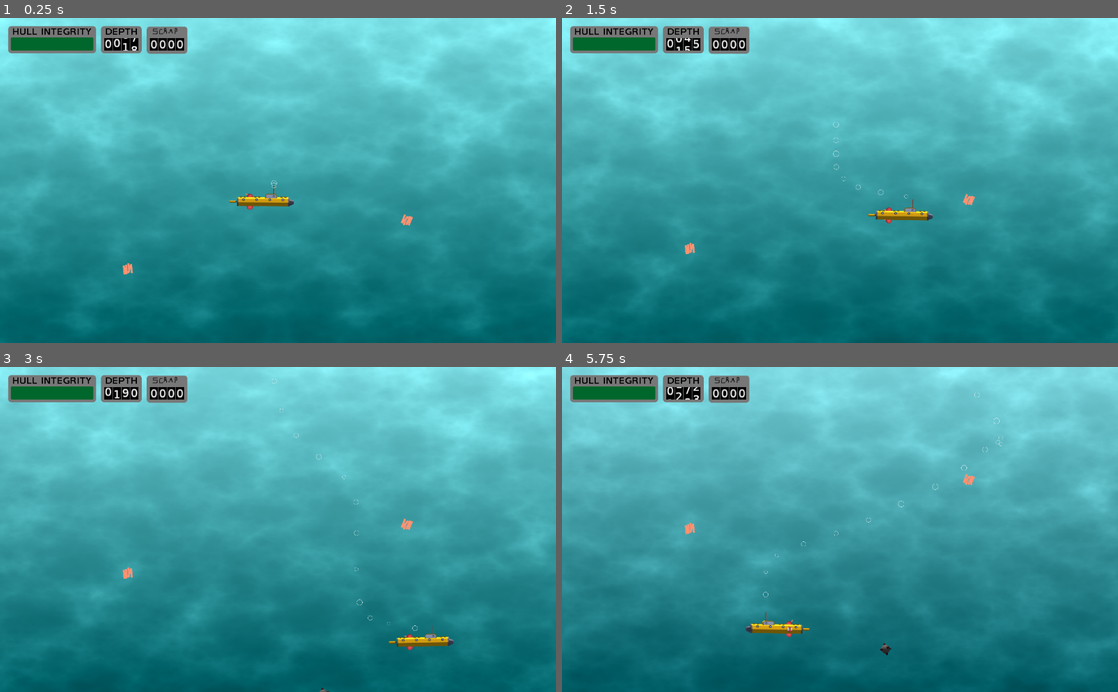
Above: before the commit, frames 1-4 (two rows, left to right).
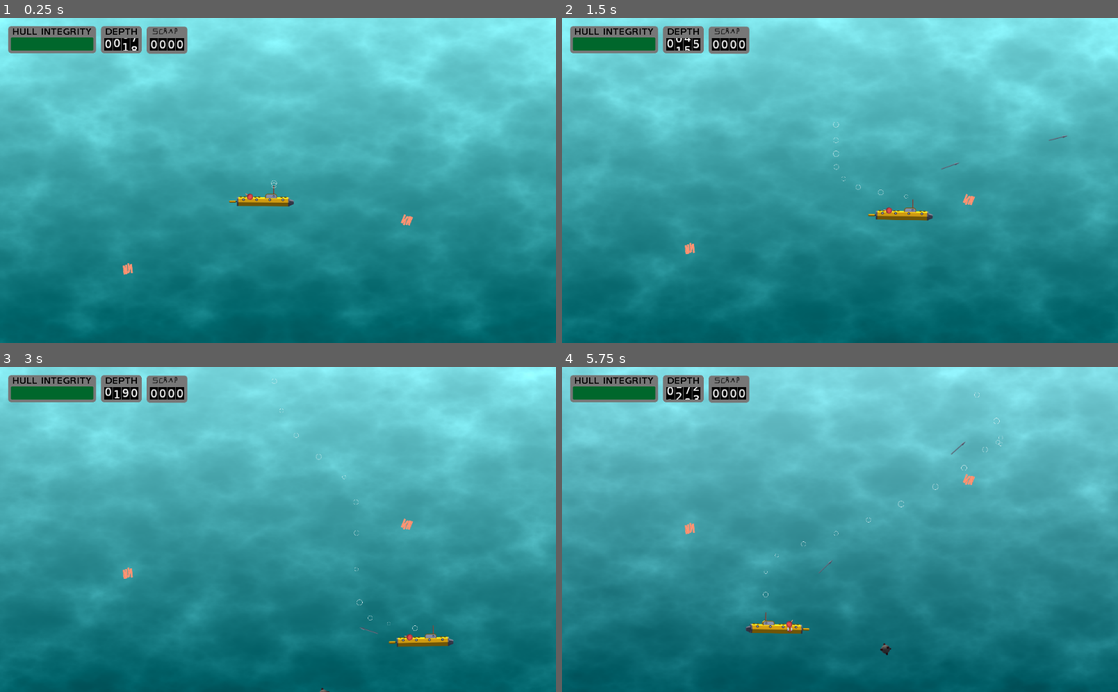
Above: after the commit, the same moments.

Repository: marc-hugh-tom/ludum-dare-48
Game: Godot game, scene res://nodes/PlayState.tscn
The game is run twice, just before and just after one commit, with the same random seed, the same clock (stepped at 60 frames per second) and the same inputs.
Inputs (mouse positions are in pixels of both pictures, inside the frame that each line leads up to):
- Up to frame 1 (0.25 s): no input
- Up to frame 2 (1.5 s): move the mouse to (962, 164) at 0.52 s; press the mouse at (962, 164) at 0.53 s; hold D (ui_right) 0.53-1.28 s; move the mouse to (728, 196) at 1.27 s; release the mouse at (728, 196) at 1.28 s; hold S (ui_down) from 1.28 s (still down); right-click (728, 196) at 1.35 s
- Up to frame 3 (3 s): move the mouse to (333, 458) at 2.02 s; release S (ui_down) at 2.03 s; hold D (ui_right) 2.03-2.78 s; hold Space (fire_tertiary) 2.03-2.78 s; move the mouse to (250, 594) at 2.77 s; hold W (ui_up) from 2.78 s (still down); click (250, 594) at 2.85 s
- Up to frame 4 (5.75 s): move the mouse to (1006, 578) at 3.52 s; release W (ui_up) at 3.53 s; hold Right mouse button (fire_secondary) 3.53-4.28 s; hold A (ui_left) 3.53-5.03 s; move the mouse to (673, 480) at 4.27 s; tap Space (fire_tertiary) at 4.35 s; move the mouse to (867, 529) at 5.02 s; press the mouse at (867, 529) at 5.03 s; hold S (ui_down) from 5.03 s (still down)

The runs differ from the first frame. In frame 1, less than 0.1% of the frame differs, in the area x 44-46%, y 55-59%; in frame 2, less than 0.1%, in the area x 57-91%, y 36-64%; in frame 3, less than 0.1%; in frame 4, less than 0.1%.

Commit message:
Tweak turret

Diff:
--- a/nodes/sub.tscn
+++ b/nodes/sub.tscn
@@ -17,6 +17,7 @@
 [ext_resource path="res://assets/sub/sprites/sub_10.png" type="Texture" id=15]
 [ext_resource path="res://assets/sub/sprites/sub_13.png" type="Texture" id=16]
 [ext_resource path="res://nodes/Bubbles.tscn" type="PackedScene" id=17]
+[ext_resource path="res://Scenes/Weapons/Arsenal.tscn" type="PackedScene" id=18]
 [ext_resource path="res://assets/sub/sprites/sub_14.png" type="Texture" id=23]
 [ext_resource path="res://assets/sub/sprites/sub_15.png" type="Texture" id=24]
 
@@ -27,20 +28,20 @@
 "name": "r",
 "speed": 5.0
 }, {
-"frames": [ ExtResource( 24 ), ExtResource( 23 ), ExtResource( 16 ), ExtResource( 14 ), ExtResource( 13 ), ExtResource( 15 ), ExtResource( 12 ), ExtResource( 11 ), ExtResource( 5 ), ExtResource( 8 ), ExtResource( 4 ), ExtResource( 6 ), ExtResource( 7 ), ExtResource( 9 ), ExtResource( 10 ), ExtResource( 2 ) ],
-"loop": false,
-"name": "flip_r_l",
-"speed": 20.0
+"frames": [ ExtResource( 2 ) ],
+"loop": false,
+"name": "l",
+"speed": 5.0
 }, {
 "frames": [ ExtResource( 2 ), ExtResource( 10 ), ExtResource( 9 ), ExtResource( 7 ), ExtResource( 6 ), ExtResource( 4 ) …(191 unchanged characters)…
 "loop": false,
 "name": "flip_l_r",
 "speed": 20.0
 }, {
-"frames": [ ExtResource( 2 ) ],
-"loop": false,
-"name": "l",
-"speed": 5.0
+"frames": [ ExtResource( 24 ), ExtResource( 23 ), ExtResource( 16 ), ExtResource( 14 ), ExtResource( 13 ), ExtResource( 15 ), ExtResource( 12 ), ExtResource( 11 ), ExtResource( 5 ), ExtResource( 8 ), ExtResource( 4 ), ExtResource( 6 ), ExtResource( 7 ), ExtResource( 9 ), ExtResource( 10 ), ExtResource( 2 ) ],
+"loop": false,
+"name": "flip_r_l",
+"speed": 20.0
 } ]
 
 [sub_resource type="CapsuleShape2D" id=2]
@@ -76,7 +77,7 @@
 "values": [ 0, 1, 2, 3, 4, 5, 6, 7, 8, 9, 10, 11, 12, 13, 14, 15, 0 ]
 }
 tracks/2/type = "value"
-tracks/2/path = NodePath("top_turret:position")
+tracks/2/path = NodePath("Turret:position")
 tracks/2/interp = 1
 tracks/2/loop_wrap = true
 tracks/2/imported = false
@@ -88,19 +89,19 @@
 "values": [ Vector2( -63.6364, 21.2121 ), Vector2( 63.636, 21.212 ) ]
 }
 tracks/3/type = "value"
-tracks/3/path = NodePath("buttom_turret:position")
+tracks/3/path = NodePath("CollisionShape2D:shape:height")
 tracks/3/interp = 1
 tracks/3/loop_wrap = true
 tracks/3/imported = false
 tracks/3/enabled = true
 tracks/3/keys = {
-"times": PoolRealArray( 0, 0.8 ),
-"transitions": PoolRealArray( 1, 1 ),
-"update": 0,
-"values": [ Vector2( -63.6364, 75.7576 ), Vector2( 63.636, 75.758 ) ]
+"times": PoolRealArray( 0, 0.4, 0.8 ),
+"transitions": PoolRealArray( 1, 1, 1 ),
+"update": 0,
+"values": [ 272.726, 40.0, 272.726 ]
 }
 tracks/4/type = "value"
-tracks/4/path = NodePath("CollisionShape2D:shape:height")
+tracks/4/path = NodePath("Turret:scale")
 tracks/4/interp = 1
 tracks/4/loop_wrap = true
 tracks/4/imported = false
@@ -109,39 +110,15 @@
 "times": PoolRealArray( 0, 0.4, 0.8 ),
 "transitions": PoolRealArray( 1, 1, 1 ),
 "update": 0,
-"values": [ 272.726, 40.0, 272.726 ]
+"values": [ Vector2( 0.5, 0.5 ), Vector2( 0.3, 0.3 ), Vector2( 0.5, 0.5 ) ]
 }
 tracks/5/type = "value"
-tracks/5/path = NodePath("top_turret:scale")
+tracks/5/path = NodePath("Particles2D:position")
 tracks/5/interp = 1
 tracks/5/loop_wrap = true
 tracks/5/imported = false
 tracks/5/enabled = true
 tracks/5/keys = {
-"times": PoolRealArray( 0, 0.4, 0.8 ),
-"transitions": PoolRealArray( 1, 1, 1 ),
-"update": 0,
-"values": [ Vector2( 0.5, 0.5 ), Vector2( 0.3, 0.3 ), Vector2( 0.5, 0.5 ) ]
-}
-tracks/6/type = "value"
-tracks/6/path = NodePath("buttom_turret:scale")
-tracks/6/interp = 1
-tracks/6/loop_wrap = true
-tracks/6/imported = false
-tracks/6/enabled = true
-tracks/6/keys = {
-"times": PoolRealArray( 0, 0.4, 0.8 ),
-"transitions": PoolRealArray( 1, 1, 1 ),
-"update": 0,
-"values": [ Vector2( 0.5, 0.5 ), Vector2( 0.3, 0.3 ), Vector2( 0.5, 0.5 ) ]
-}
-tracks/7/type = "value"
-tracks/7/path = NodePath("Particles2D:position")
-tracks/7/interp = 1
-tracks/7/loop_wrap = true
-tracks/7/imported = false
-tracks/7/enabled = true
-tracks/7/keys = {
 "times": PoolRealArray( 0, 0.8 ),
 "transitions": PoolRealArray( 1, 1 ),
 "update": 0,
@@ -177,7 +154,7 @@
 "values": [ 0, 1, 2, 3, 4, 5, 6, 7, 8, 9, 10, 11, 12, 13, 14, 15, 0 ]
 }
 tracks/2/type = "value"
-tracks/2/path = NodePath("top_turret:position")
+tracks/2/path = NodePath("Turret:position")
 tracks/2/interp = 1
 tracks/2/loop_wrap = true
 tracks/2/imported = false
@@ -189,19 +166,19 @@
 "values": [ Vector2( 63.636, 21.212 ), Vector2( -63.6364, 21.2121 ) ]
 }
 tracks/3/type = "value"
-tracks/3/path = NodePath("buttom_turret:position")
+tracks/3/path = NodePath("CollisionShape2D:shape:height")
 tracks/3/interp = 1
 tracks/3/loop_wrap = true
 tracks/3/imported = false
 tracks/3/enabled = true
 tracks/3/keys = {
-"times": PoolRealArray( 0, 0.8 ),
-"transitions": PoolRealArray( 1, 1 ),
-"update": 0,
-"values": [ Vector2( 63.636, 75.758 ), Vector2( -63.6364, 75.7576 ) ]
+"times": PoolRealArray( 0, 0.4, 0.8 ),
+"transitions": PoolRealArray( 1, 1, 1 ),
+"update": 0,
+"values": [ 272.726, 40.0, 272.726 ]
 }
 tracks/4/type = "value"
-tracks/4/path = NodePath("CollisionShape2D:shape:height")
+tracks/4/path = NodePath("Turret:scale")
 tracks/4/interp = 1
 tracks/4/loop_wrap = true
 tracks/4/imported = false
@@ -210,39 +187,15 @@
 "times": PoolRealArray( 0, 0.4, 0.8 ),
 "transitions": PoolRealArray( 1, 1, 1 ),
 "update": 0,
-"values": [ 272.726, 40.0, 272.726 ]
+"values": [ Vector2( 0.5, 0.5 ), Vector2( 0.3, 0.3 ), Vector2( 0.5, 0.5 ) ]
 }
 tracks/5/type = "value"
-tracks/5/path = NodePath("top_turret:scale")
+tracks/5/path = NodePath("Particles2D:position")
 tracks/5/interp = 1
 tracks/5/loop_wrap = true
 tracks/5/imported = false
 tracks/5/enabled = true
 tracks/5/keys = {
-"times": PoolRealArray( 0, 0.4, 0.8 ),
-"transitions": PoolRealArray( 1, 1, 1 ),
-"update": 0,
-"values": [ Vector2( 0.5, 0.5 ), Vector2( 0.3, 0.3 ), Vector2( 0.5, 0.5 ) ]
-}
-tracks/6/type = "value"
-tracks/6/path = NodePath("buttom_turret:scale")
-tracks/6/interp = 1
-tracks/6/loop_wrap = true
-tracks/6/imported = false
-tracks/6/enabled = true
-tracks/6/keys = {
-"times": PoolRealArray( 0, 0.4, 0.8 ),
-"transitions": PoolRealArray( 1, 1, 1 ),
-"update": 0,
-"values": [ Vector2( 0.5, 0.5 ), Vector2( 0.3, 0.3 ), Vector2( 0.5, 0.5 ) ]
-}
-tracks/7/type = "value"
-tracks/7/path = NodePath("Particles2D:position")
-tracks/7/interp = 1
-tracks/7/loop_wrap = true
-tracks/7/imported = false
-tracks/7/enabled = true
-tracks/7/keys = {
 "times": PoolRealArray( 0, 0.8 ),
 "transitions": PoolRealArray( 1, 1 ),
 "update": 0,
@@ -253,14 +206,10 @@
 scale = Vector2( 0.33, 0.33 )
 script = ExtResource( 1 )
 
-[node name="top_turret" parent="." instance=ExtResource( 3 )]
+[node name="Turret" parent="." instance=ExtResource( 3 )]
 position = Vector2( -63.6364, 21.2121 )
 scale = Vector2( 0.5, 0.5 )
-
-[node name="buttom_turret" parent="." instance=ExtResource( 3 )]
-position = Vector2( -63.6364, 75.7576 )
-scale = Vector2( 0.5, 0.5 )
-is_bottom = true
+z_index = 1
 
 [node name="AnimatedSprite" type="AnimatedSprite" parent="."]
 frames = SubResource( 1 )
@@ -277,3 +226,5 @@
 
 [node name="Particles2D" parent="." instance=ExtResource( 17 )]
 position = Vector2( 69.697, -42.4242 )
+
+[node name="Arsenal" parent="." instance=ExtResource( 18 )]
Not shown: 1 places in nodes/sub.tscn that only renumber resources
